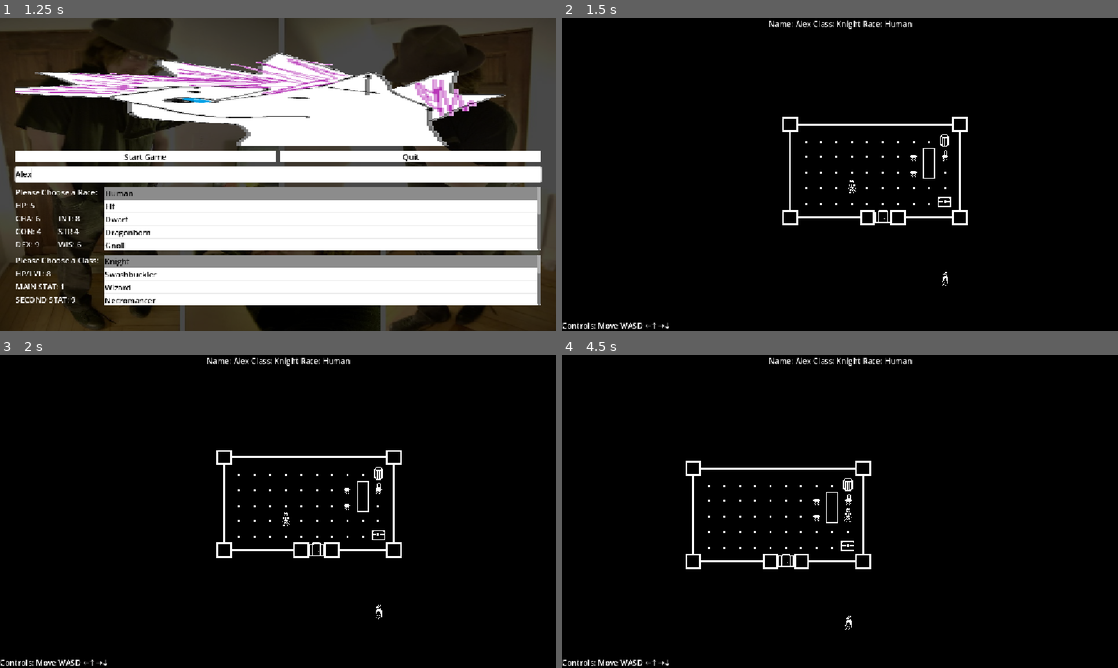
Above: before the commit, frames 1-4 (two rows, left to right).
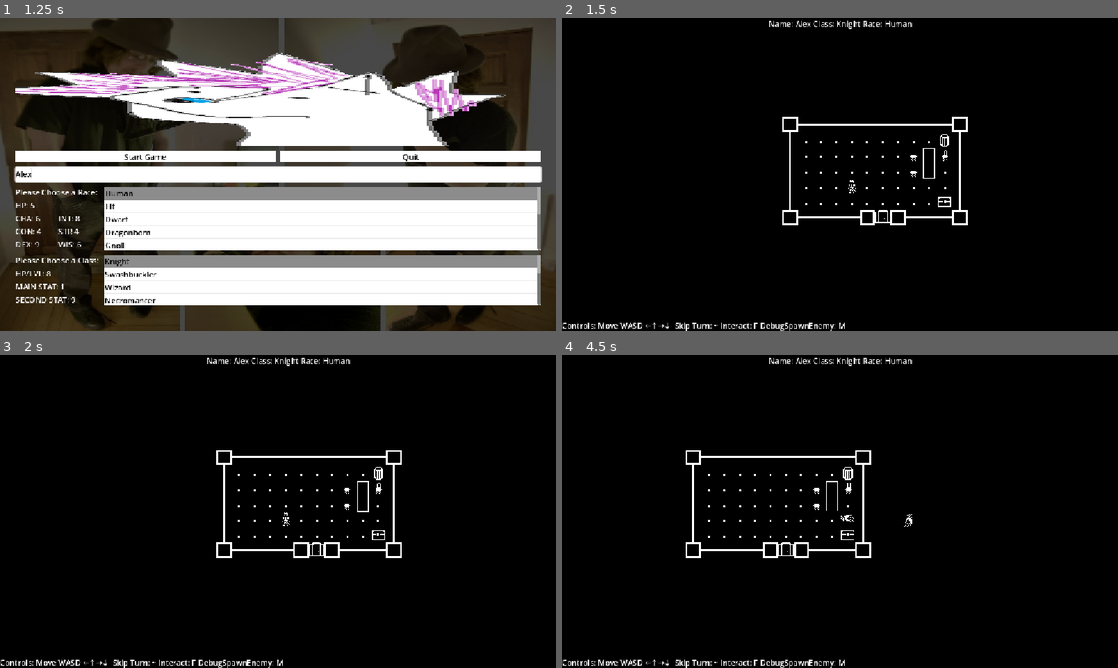
Above: after the commit, the same moments.

Repository: JohnScuzzman/Gnoll-Pointer-Godot-Game
Game: Godot game, scene res://level/main_menu.tscn
The game is run twice, just before and just after one commit, with the same random seed, the same clock (stepped at 60 frames per second) and the same inputs.
Inputs (mouse positions are in pixels of both pictures, inside the frame that each line leads up to):
- Up to frame 1 (1.25 s): click (278, 174) at 0.52 s; type "Alex" at 0.6 s
- Up to frame 2 (1.5 s): click "Start Game" at 1.25 s
- Up to frame 3 (2 s): no input
- Up to frame 4 (4.5 s): hold D (right) 2.03-2.78 s; hold F (interact, bound only after the commit) 2.03-2.78 s; tap ` (rest, bound only after the commit) at 2.3, 2.85 s; hold S (down) 2.78-3.53 s; tap M (spawn, bound only after the commit) at 3.05 s; hold D (right) 3.53-4.28 s; hold M (spawn, bound only after the commit) 3.53-4.28 s; tap F (interact, bound only after the commit) at 3.8, 4.35 s; hold W (up) from 4.28 s (still down)

Frame 1 is identical in both runs. In frame 2, 0.3% of the frame differs, in the area x 20-70%, y 81-100%; in frame 3, 0.3%; in frame 4, 2.2%, in the area x 20-63%, y 30-100%.

Commit message:
Implemented enemy movement

Diff:
--- a/entity/enemy.gd
+++ b/entity/enemy.gd
@@ -5,3 +5,26 @@
 
 func on_hit():
 	print("Modify enemy attribute")
+
+# TODO : Use the global variable instead
+func execute_turn(player):
+	# Eventualy replace this with actual path finding but this is the concept
+	var direction = global_position.direction_to(player.global_position)
+	if abs(direction.x) > abs(direction.y):
+		if direction.x > 0:
+			global_position = get_rounded_vector2(global_position.x + 16, global_position.y)
+		else:
+			global_position = get_rounded_vector2(global_position.x - 16, global_position.y)
+	else:
+		if direction.y > 0:
+			global_position = get_rounded_vector2(global_position.x, global_position.y + 16)
+		else:
+			global_position = get_rounded_vector2(global_position.x, global_position.y - 16)
+
+	# Implement reverse turn logic where monster hit player
+	# We should probably return a shapecast just like with player
+	#to keep most of the logic in the game level controler
+
+# TODO : Use the global variable instead
+func get_rounded_vector2(x, y) -> Vector2:
+	return Vector2(round(x / 16) * 16, round(y / 16) * 16)
--- a/entity/enemy_example.tscn
+++ b/entity/enemy_example.tscn
@@ -7,6 +7,7 @@
 size = Vector2(16, 16)
 
 [node name="EnemyExample" type="RigidBody2D" unique_id=738268757]
+gravity_scale = 0.0
 script = ExtResource("1_six12")
 
 [node name="Sprite2D" type="Sprite2D" parent="." unique_id=1387523516]
--- a/level/game_level.gd
+++ b/level/game_level.gd
@@ -7,13 +7,18 @@
 @onready var player_input_cooldown_timer = $PlayerInputCooldown
 
 const PLAYER_SCENE = preload("res://entity/player.tscn")
+const ENEMY_EXAMPLE_SCENE = preload("res://entity/enemy_example.tscn")
 
 var player: BaseEntity
 var player_name
 var player_class
 var player_race
 
-var can_move: bool = true
+var active_enemies: Array
+var turns_to_skip = 0
+var is_player_turn: bool = true
+#Delete this later
+var turn = 1
 
 func _ready() -> void:
 	player = PLAYER_SCENE.instantiate()
@@ -26,12 +31,17 @@
 	user_interface.get_node("DebugLabel").text = "Name: " + str(player_name) + " Class: " + str(player_class) + " Race: " + str(player_race)
 
 func _physics_process(_delta: float) -> void:
+	if (turns_to_skip > 0):
+		print("Player turn skipped")
+		turns_to_skip -= 1
+		execute_enemy_turn()
+
 	var input_direction = Vector2(
 			Input.get_action_strength("right") - Input.get_action_strength("left"),
 			Input.get_action_strength("down") - Input.get_action_strength("up"))
 
-	if (can_move == true && input_direction != Vector2.ZERO):
-		can_move = false
+	if (is_player_turn == true && input_direction != Vector2.ZERO):
+		is_player_turn = false
 		player_input_cooldown_timer.start(player_input_cooldown)
 
 		var player_collision = player.try_move_or_colide(input_direction)
@@ -47,11 +57,41 @@
 			else:
 				print("Colided with an obstacle")
 
-		print("End of turn")
+		print("End of player turn")
+		execute_enemy_turn()
+
+func _unhandled_input(event: InputEvent) -> void:
+	if (is_player_turn && event.is_action_pressed("rest") ||
+		event.is_action_pressed("interact") || event.is_action_pressed("spawn")):
+
+		is_player_turn = false
+		player_input_cooldown_timer.start(player_input_cooldown)
+
+		if event.is_action_pressed("rest"):
+			turns_to_skip = 2;
+
+		if event.is_action_pressed("interact"):
+			print("Check North, South, West, East, Current Position for an interactable and call its on_interact function")
+
+		if event.is_action_pressed("spawn"):
+			var test_enemy = ENEMY_EXAMPLE_SCENE.instantiate()
+			test_enemy.global_position = Vector2(player.global_position.x + 64, player.global_position.y)
+			add_child(test_enemy)
+			active_enemies.append(test_enemy)
+
+		print("End of player turn")
+		execute_enemy_turn()
+
+func spawn_enemy() -> void:
+	is_player_turn = true
+
+func execute_enemy_turn():
+	for active_enemy in active_enemies:
+		active_enemy.execute_turn(player)
+
+	print("End of enemy turn")
+	turn += 1
+	print("Start of turn ", turn)
 
 func _on_player_input_cooldown_timeout() -> void:
-	can_move = true
-
-# I Recomend moving this in a bar entity or whatever
-func _on_bar_trigger_body_entered(body: Node2D) -> void:
-	pass # Replace with function body.
+	is_player_turn = true
--- a/level/game_level.tscn
+++ b/level/game_level.tscn
@@ -4,8 +4,7 @@
 [ext_resource type="Script" uid="uid://c07owb2c8tb47" path="res://level/bar_trigger.gd" id="4_4sx37"]
 [ext_resource type="Script" uid="uid://c3gtb7w4pcxyt" path="res://level/customs_trigger.gd" id="4_rkxjk"]
 [ext_resource type="Texture2D" uid="uid://ckyrl2q2o2rcp" path="res://art/DungeonSprites/Dungeon_Spritesheet.png" id="4_ymwx8"]
-[ext_resource type="PackedScene" uid="uid://c8xr027art8oh" path="res://entity/enemy_example.tscn" id="5_4sx37"]
-[ext_resource type="PackedScene" uid="uid://b3wtg51cfua7i" path="res://user_interface/user_interface.tscn" id="6_qf6wh"]
+[ext_resource type="PackedScene" uid="uid://c12e8fhtnpdc5" path="res://user_interface/user_interface.tscn" id="6_qf6wh"]
 [ext_resource type="Script" uid="uid://calv2h58el1mn" path="res://level/medic_trigger.gd" id="6_rkxjk"]
 
 [sub_resource type="TileSetAtlasSource" id="TileSetAtlasSource_komg3"]
@@ -296,8 +295,4 @@
 
 [node name="PlayerInputCooldown" type="Timer" parent="." unique_id=894838426]
 
-[node name="EnemyExample" parent="." unique_id=738268757 instance=ExtResource("5_4sx37")]
-position = Vector2(160, 160)
-gravity_scale = 0.0
-
 [connection signal="timeout" from="PlayerInputCooldown" to="." method="_on_player_input_cooldown_timeout"]
--- a/project.godot
+++ b/project.godot
@@ -58,6 +58,21 @@
 , Object(InputEventKey,"resource_local_to_scene":false,"resource_name":"","device":-1,"window_id":0,"alt_pressed":false …(186 unchanged characters)…
 ]
 }
+rest={
+"deadzone": 0.2,
+"events": [Object(InputEventKey,"resource_local_to_scene":false,"resource_name":"","device":-1,"window_id":0,"alt_pressed":false,"shift_pressed":false,"ctrl_pressed":false,"meta_pressed":false,"pressed":false,"keycode":0,"physical_keycode":96,"key_label":0,"unicode":96,"location":0,"echo":false,"script":null)
+]
+}
+interact={
+"deadzone": 0.2,
+"events": [Object(InputEventKey,"resource_local_to_scene":false,"resource_name":"","device":-1,"window_id":0,"alt_pressed":false,"shift_pressed":false,"ctrl_pressed":false,"meta_pressed":false,"pressed":false,"keycode":0,"physical_keycode":70,"key_label":0,"unicode":102,"location":0,"echo":false,"script":null)
+]
+}
+spawn={
+"deadzone": 0.2,
+"events": [Object(InputEventKey,"resource_local_to_scene":false,"resource_name":"","device":-1,"window_id":0,"alt_pressed":false,"shift_pressed":false,"ctrl_pressed":false,"meta_pressed":false,"pressed":false,"keycode":0,"physical_keycode":77,"key_label":0,"unicode":109,"location":0,"echo":false,"script":null)
+]
+}
 
 [physics]
 
--- a/user_interface/user_interface.tscn
+++ b/user_interface/user_interface.tscn
@@ -19,4 +19,4 @@
 offset_top = -23.0
 offset_right = 40.0
 grow_vertical = 0
-text = "Controls: Move WASD ←↑→↓"
+text = "Controls: Move WASD ←↑→↓  Skip Turn: ~ Interact: F DebugSpawnEnemy: M"
